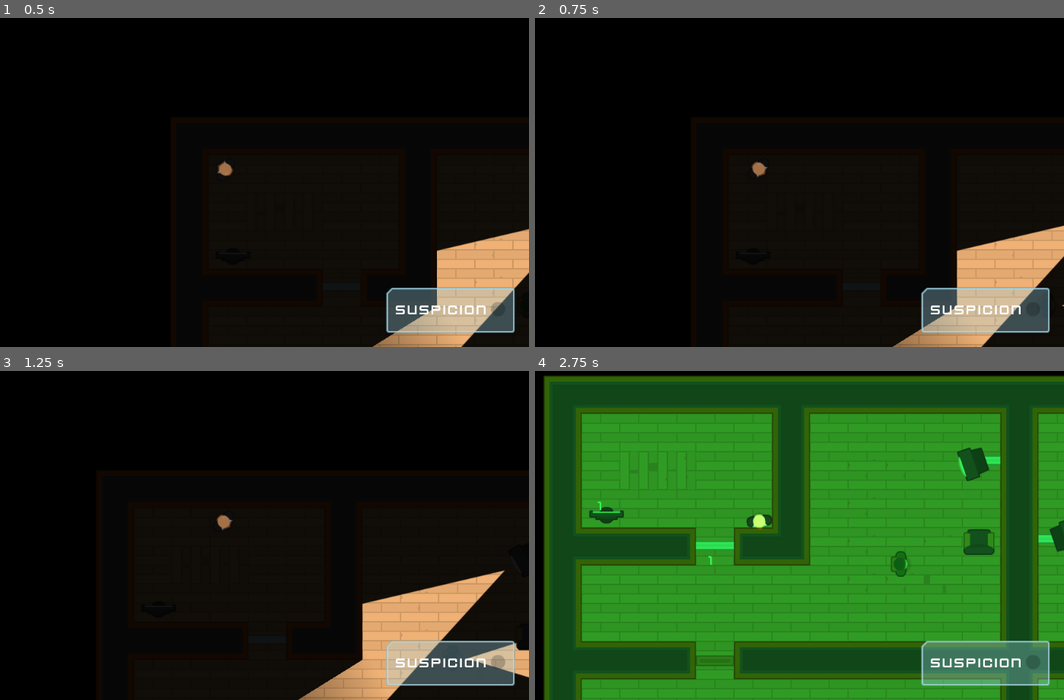
Above: before the commit, frames 1-4 (two rows, left to right).
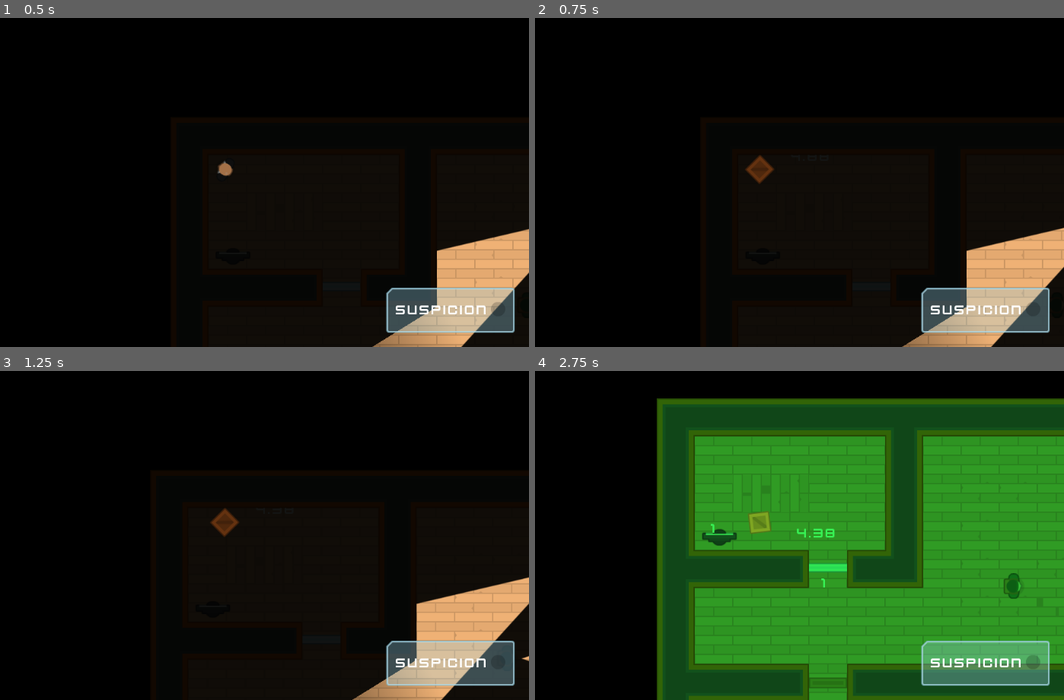
Above: after the commit, the same moments.

Repository: EvertonHimself/HeistMeisters
Game: Godot game, scene res://Levels/Level1.tscn
Two runs of this game, one before a commit and one after it. Both use one fixed random seed, a clock stepped at 60 frames per second and the inputs below.
Inputs (mouse positions are in pixels of both pictures, inside the frame that each line leads up to):
- Up to frame 1 (0.5 s): no input
- Up to frame 2 (0.75 s): tap Enter at 0.5 s; move the mouse to (878, 287) at 0.52 s; hold D (move_right) from 0.53 s (still down); tap E (toggle_disguise) at 0.6 s; click (878, 287) at 0.67 s
- Up to frame 3 (1.25 s): keep holding D (move_right)
- Up to frame 4 (2.75 s): move the mouse to (693, 591) at 1.27 s; release D (move_right) at 1.28 s; hold S (move_down) 1.28-2.03 s; tap F (flashlight) at 1.35 s; click (693, 591) at 1.42 s; tap E (toggle_disguise) at 1.55, 2.1 s; move the mouse to (778, 680) at 2.02 s; hold D (move_right) from 2.03 s (still down); click (778, 680) at 2.17 s

Frame 1 is identical in both runs. In frame 2, 1.6% of the frame differs, in the area x 39-100%, y 41-100%; in frame 3, 8.6%; in frame 4, 65%, in the area x 1-100%, y 1-100%.
Error in both runs: Invalid get index '0' (on base: 'PoolVector2Array'). (res://Characters/NPCs/Guard.gd:26)

Commit message:
Make the disguise dangerous.
Make being in disguise dangerous to the player, making he move slowly when disguised.

Diff:
--- a/Characters/Player.tscn
+++ b/Characters/Player.tscn
@@ -1,8 +1,9 @@
-[gd_scene load_steps=4 format=2]
+[gd_scene load_steps=5 format=2]
 
 [ext_resource path="res://Player.gd" type="Script" id=1]
 [ext_resource path="res://Characters/TemplateCharacter.tscn" type="PackedScene" id=2]
 [ext_resource path="res://GFX/PNG/Hitman 1/hitman1_stand.png" type="Texture" id=3]
+[ext_resource path="res://Interface/Theme.tres" type="Theme" id=4]
 
 [node name="Player" instance=ExtResource( 2 )]
 collision_mask = 14
@@ -14,3 +15,18 @@
 [node name="Light2D" type="Light2D" parent="." index="3"]
 texture = ExtResource( 3 )
 energy = 0.75
+
+[node name="Timer" type="Timer" parent="." index="4"]
+one_shot = true
+
+[node name="DisguiseLabel" type="Label" parent="." index="5"]
+margin_left = 12.784
+margin_top = -62.1361
+margin_right = 80.784
+margin_bottom = -35.1361
+theme = ExtResource( 4 )
+text = "0.00"
+__meta__ = {
+"_edit_use_anchors_": false
+}
+[connection signal="timeout" from="Timer" to="." method="reveal"]
--- a/Player.gd
+++ b/Player.gd
@@ -11,9 +11,20 @@
 
 var disguised = false
 
+# The disguise slow down.
+export var disguise_slowdown = 0.25
+# Velocity multiplier.
+var velocity_multiplier = 1
+var disguise_duration = 5
+export var number_of_disguises = 3
+
 func _physics_process(delta):
 	update_movement()
-	move_and_slide(motion)
+	move_and_slide(motion * velocity_multiplier)
+	# Updates the label.
+	if disguised:
+		$DisguiseLabel.text = str($Timer.time_left).pad_decimals(2)
+		$DisguiseLabel.rect_rotation = - rotation_degrees
 
 func update_movement():
 	look_at(get_global_mouse_position())
@@ -39,19 +50,23 @@
 	if Input.is_action_just_pressed("flashlight"):
 		get_tree().call_group("Interface", "cycle_vision_mode")
 	# Toggle the box.
-	if Input.is_action_justpressed("toggle_disguise"):
+	if Input.is_action_just_pressed("toggle_disguise"):
 		toggle_disguise()
 
 func toggle_disguise():
 	if disguised:
 		reveal()
-	else:
+	elif number_of_disguises > 0:
 		disguise()
 
 func reveal():
 	$Sprite.texture = load(PLAYER_SPRITE)
 	$LightOccluder2D.occluder = load(PLAYER_OCCLUDER)
 	$Light2D.texture = load(PLAYER_LIGHT)
+	$DisguiseLabel.hide()
+
+	velocity_multiplier = 1
+
 	disguised = false
 	collision_layer = 16
 
@@ -59,5 +74,15 @@
 	$Sprite.texture = load(BOX_SPRITE)
 	$LightOccluder2D.occluder = load(BOX_OCCLUDER)
 	$Light2D.texture = load(BOX_LIGHT)
-	disguised = false
-	collision_layer = 1
+	$DisguiseLabel.show()
+
+	velocity_multiplier = disguise_slowdown
+	number_of_disguises -= 1
+
+	disguised = true
+	collision_layer = 16
+	$Timer.start()
+
+func _ready():
+	$Timer.wait_time = disguise_duration
+	reveal()
